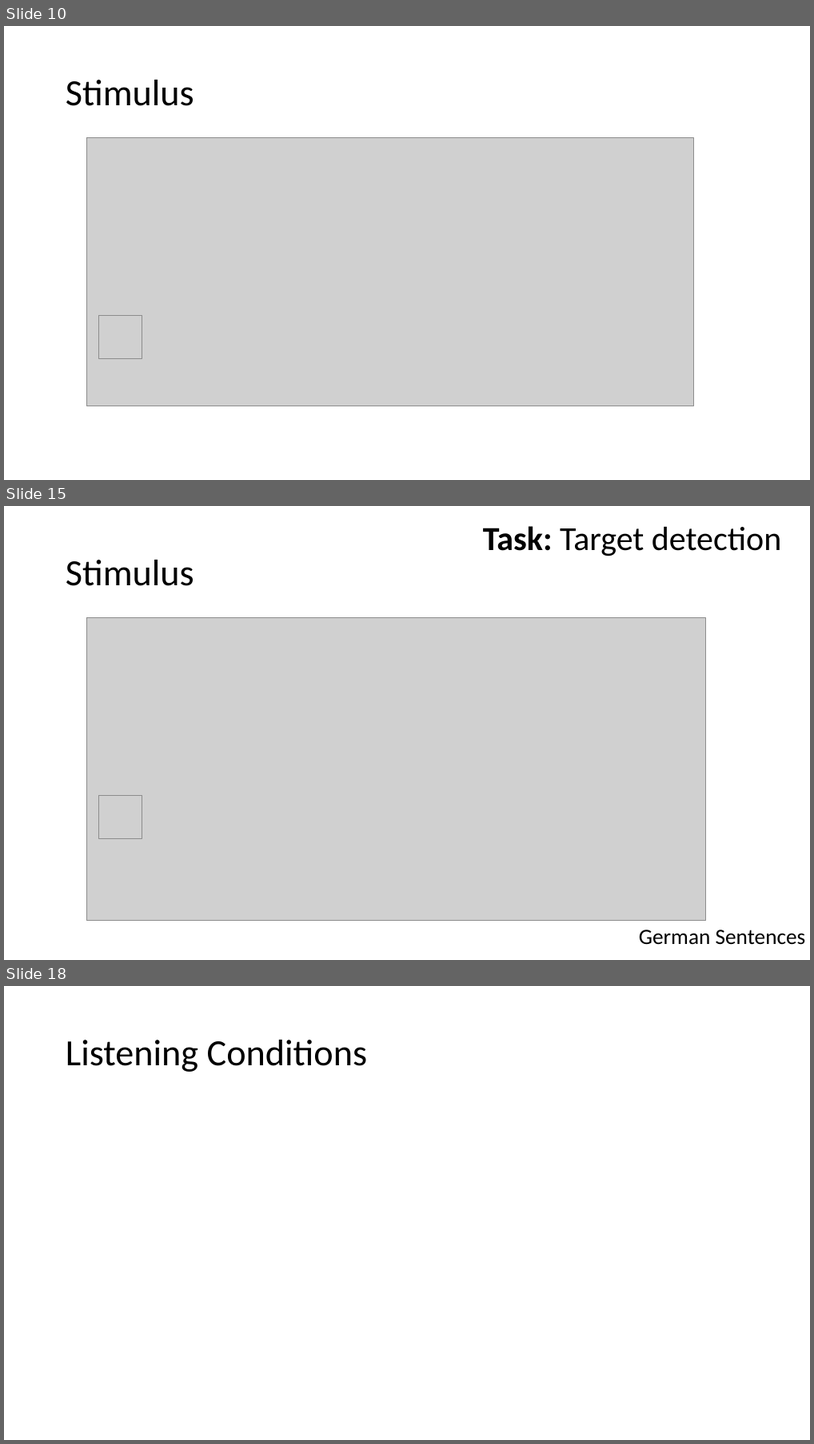
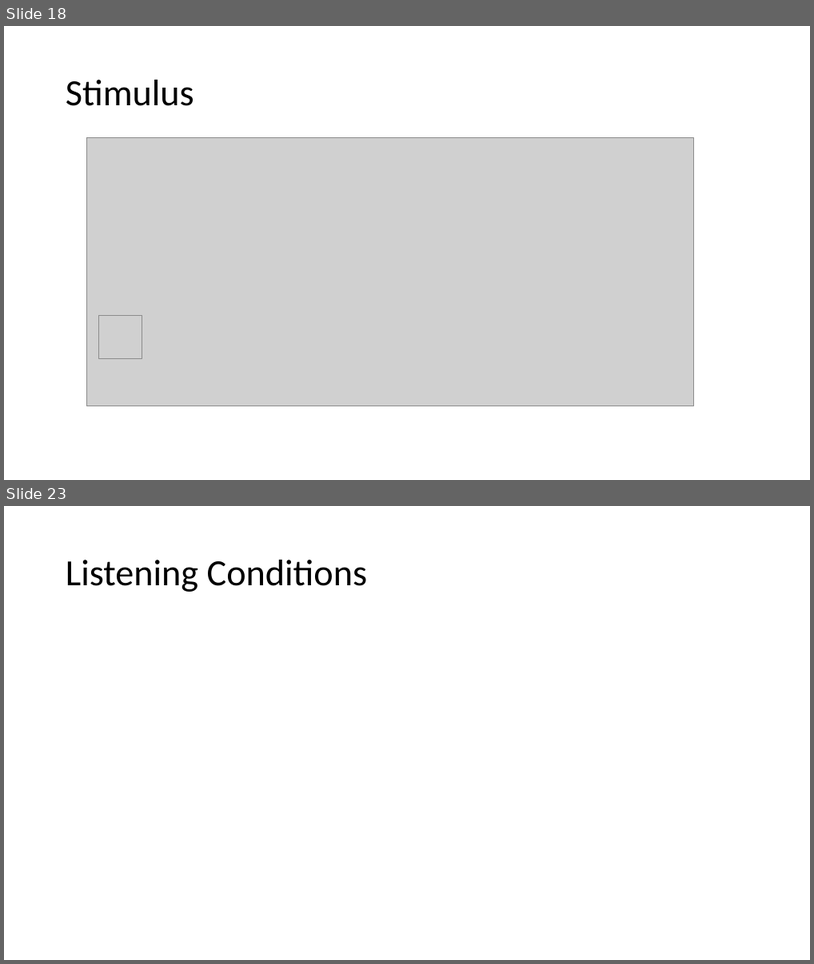
Before and after one commit to haberdashPI/german_track, a slide deck: presentations/ARO_2021/adapting_auditory_attention.pptx. Shown one above the other, each under a label of ours: slides 10, 15 and 18 before the commit, slides 18 and 23 after it; the slides between them are not shown. The pictures are 814x1444 and 814x964 pixels, drawn with LibreOffice and Linux fonts; fonts in the diff are those of the drawing; grey boxes stand for pictures. Boxes give left, top, right and bottom in pixels: in the first picture for what was removed or moved away, otherwise in the second. Text is boxed around its words. In the diff, an @@ line names an element or a change of style, - is before the commit and + after.

```diff
--- a/presentations/ARO_2021/adapting_auditory_attention.pptx
+++ b/presentations/ARO_2021/adapting_auditory_attention.pptx
@@ slide 15 removed at (4, 506, 810, 960), background #FFFFFF @@
@@ text removed at (483, 526, 782, 556) @@
-Task: Target detection
@@ title removed at (66, 560, 194, 586) @@
-Stimulus
@@ picture removed at (87, 618, 707, 920) @@
@@ picture removed at (99, 795, 142, 839) @@
@@ text removed at (639, 929, 806, 944) @@
-German Sentences
@@ what was slide 10 is now slide 18 @@
@@ what was slide 18 is now slide 23 @@
```
Also in this commit, not shown: 5 slides changed, 27 slides added, 21 other slides removed.
